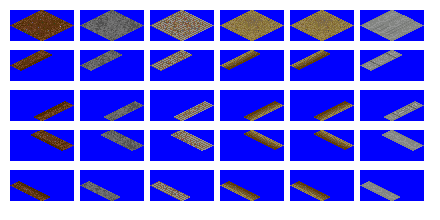
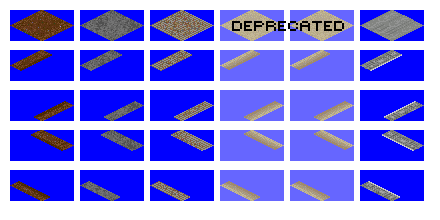
Revision of a layered 440px x 220px image; what changed, layer by layer:
added layer "Deprecated" above "extended ground tile (pikka tracks)" over bbox(220, 10, 354, 201)
painted on "Background" over bbox(360, 51, 421, 201)
